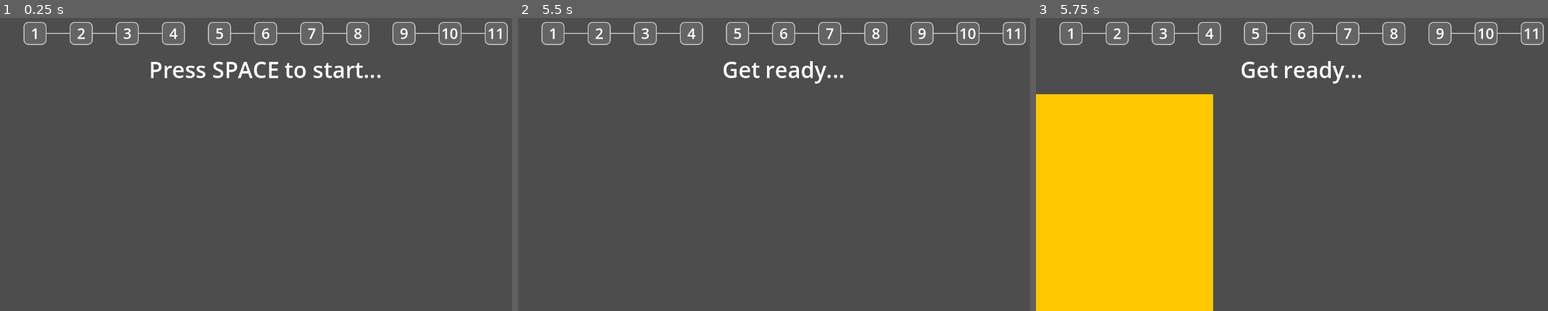
Above: before the commit, frames 1-3 (left to right).
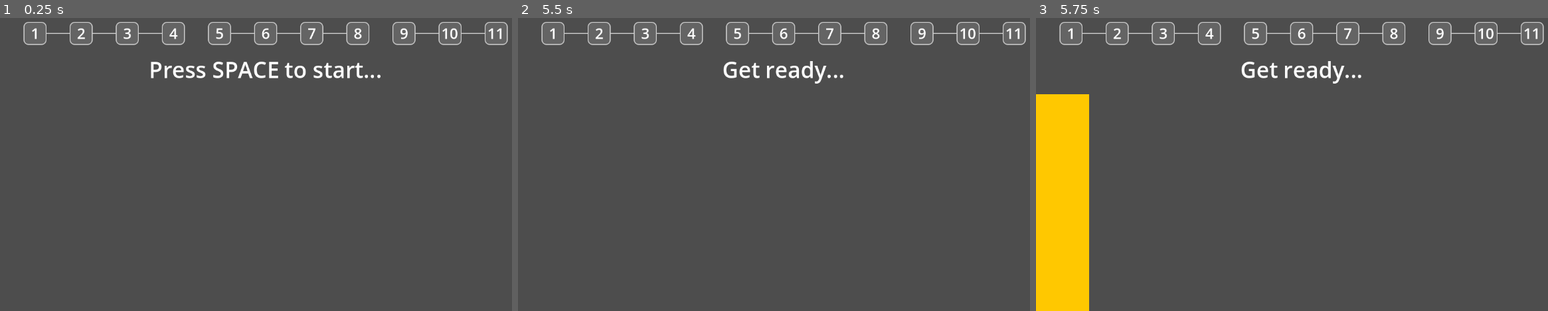
Above: after the commit, the same moments.

Repository: phrasmotica/workout-companion
Game: Godot game, scene res://scenes/app.tscn
Same seed, same stepped clock (60 frames per second), same inputs: the game is played once before the commit and once after it.
Inputs:
- Up to frame 1 (0.25 s): no input
- Up to frame 2 (5.5 s): tap Space at 0.5 s; tap Enter (ui_accept) at 0.77, 1.25, 1.52, 2, 2.75, 3.02, 3.5, 3.77, 4.25, 4.52 s
- Up to frame 3 (5.75 s): no input

Frames 1-2 are identical in both runs. In frame 3, 18% of the frame differs, in the area x 10-35%, y 26-100%.

Commit message:
Increase countdown duration to 10 seconds

Diff:
--- a/scenes/app.tscn
+++ b/scenes/app.tscn
@@ -50,7 +50,9 @@
 [node name="Countdown" parent="MarginContainer/VBoxContainer/MarginContainer" instance=ExtResource("3_uvl1u")]
 unique_name_in_owner = true
 layout_mode = 2
+max_value = 10.0
 value = 0.0
+duration_seconds = 10
 
 [node name="PauseCountdown" parent="MarginContainer/VBoxContainer/MarginContainer" instance=ExtResource("3_uvl1u")]
 unique_name_in_owner = true
